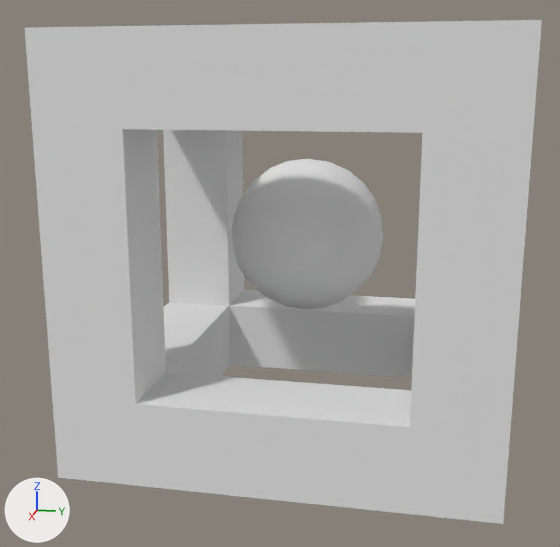
Two versions of the OBJ model Assets/3DObjects/shield.obj, one commit apart.
Before and after are seen from a 50 mm camera at (2.011, 0.328, 0.891) aimed at (0.039, -0.066, 0.398). Arrows for +X, +Y and +Z are at lower left; the lights stay in place. Where no turn or scale is listed for an object, it has been applied to the vertices.

In view in the first picture: 'shield'.
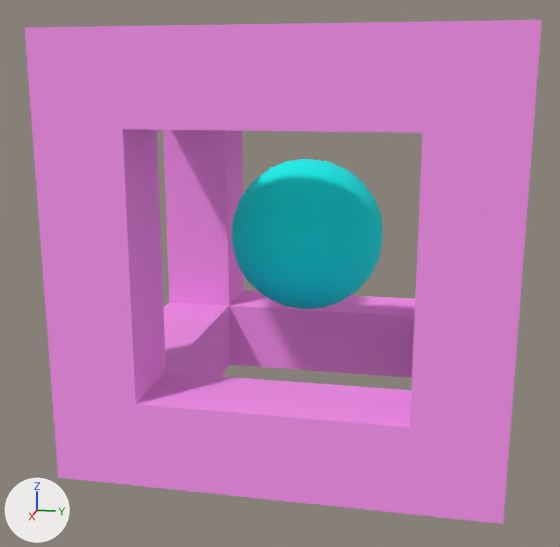
The newer file is also turned or shifted as a whole; pictures and numbers use the older file's frame.

Changed parts and their boxes [x1, y1, x2, y2] in the pictures (560 x 547 px):
'shield', recoloured (white to pink): [25, 20, 542, 524] in both

The edits, one by one:
Material '_defaultMat(Clone)' (mat_defaultmat_clone) changes colour from white #e7e7e7 to pink #ff98f5; in linear values from (0.8, 0.8, 0.8) to (1.0, 0.314, 0.91).
Material 'custom1(Clone)' (mat_custom1_clone) changes colour from white #e7e7e7 to cyan #00fff3; in linear values from (0.8, 0.8, 0.8) to (0.0, 1.0, 0.897).
